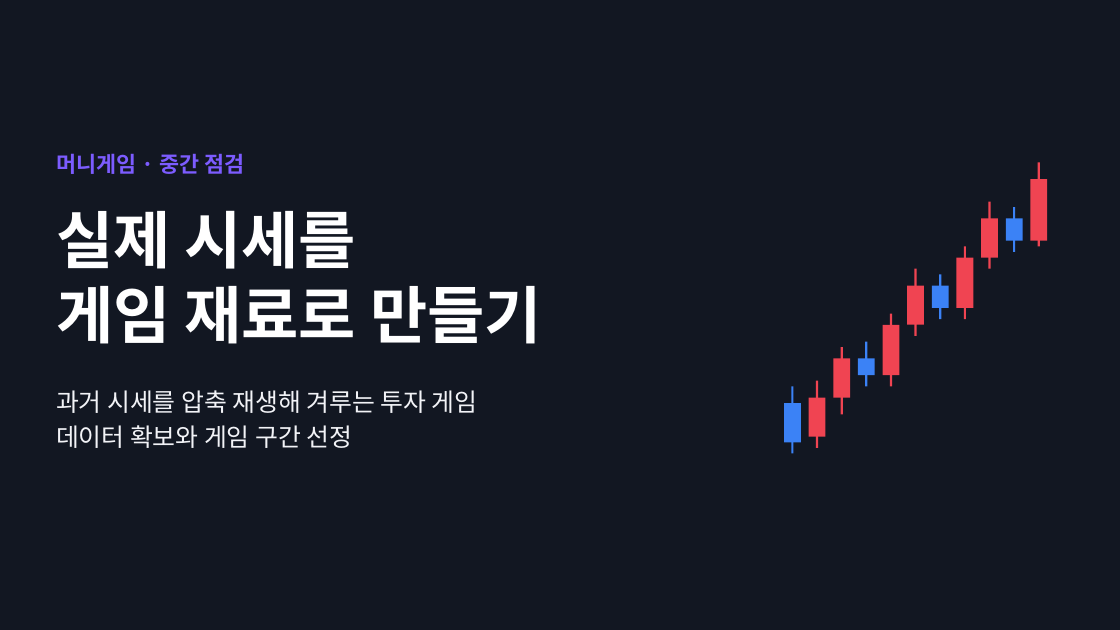
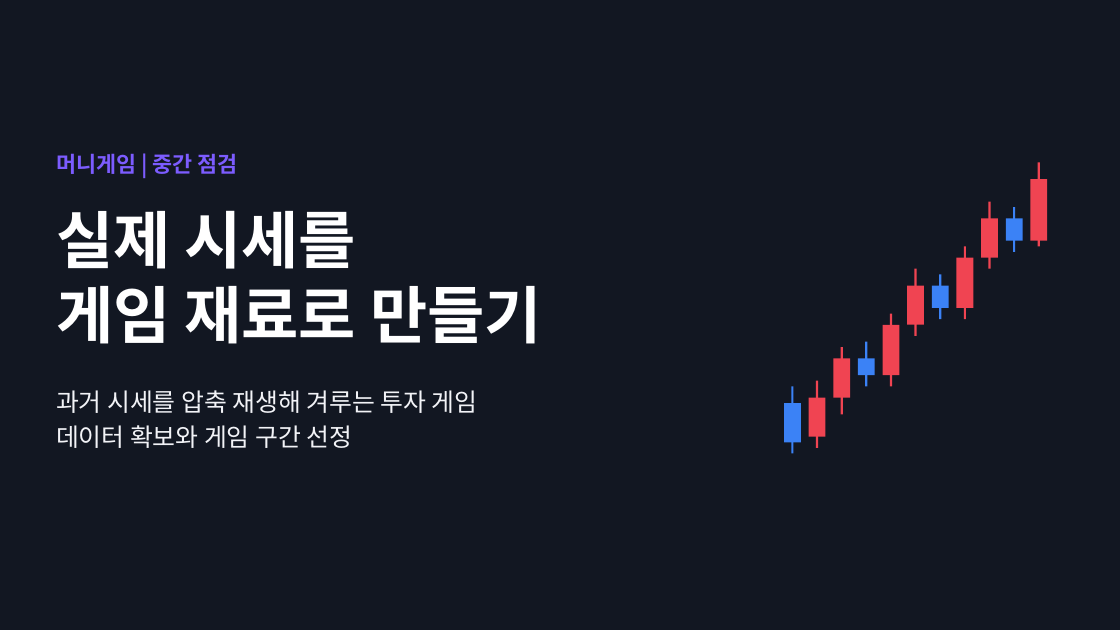
Before and after one commit to mth1108/money_game, a slide deck: slide 1 of presentations/01-data/moneygame-progress.pptx. Drawn at 1120x630 pixels with LibreOffice and Linux fonts; fonts in the diff are those of the drawing. Boxes give left, top, right and bottom in pixels: in the first picture for what was removed or moved away, otherwise in the second. Text is boxed around its words. In the diff, an @@ line names an element or a change of style, - is before the commit and + after.

```diff
--- a/presentations/01-data/moneygame-progress.pptx
+++ b/presentations/01-data/moneygame-progress.pptx
@@ text at (56,153,238,174): text changed @@
-머니게임 · 중간 점검
+머니게임 | 중간 점검
```
Also in this commit, not shown: 11 other slides changed, 2 other files.
